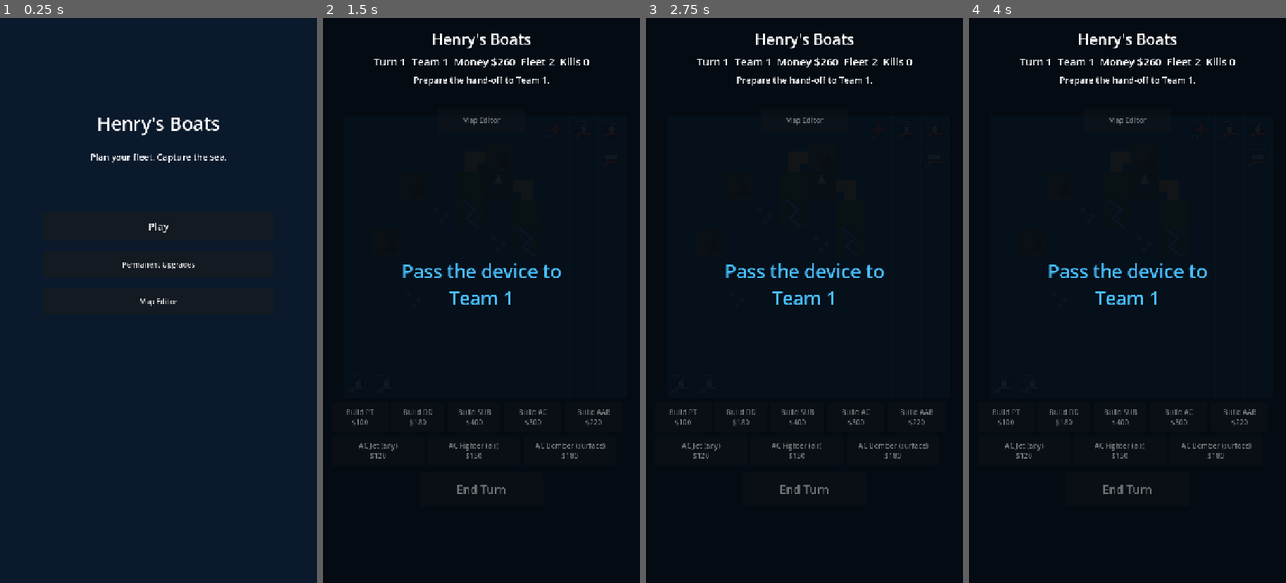
Above: before the commit, frames 1-4 (left to right).
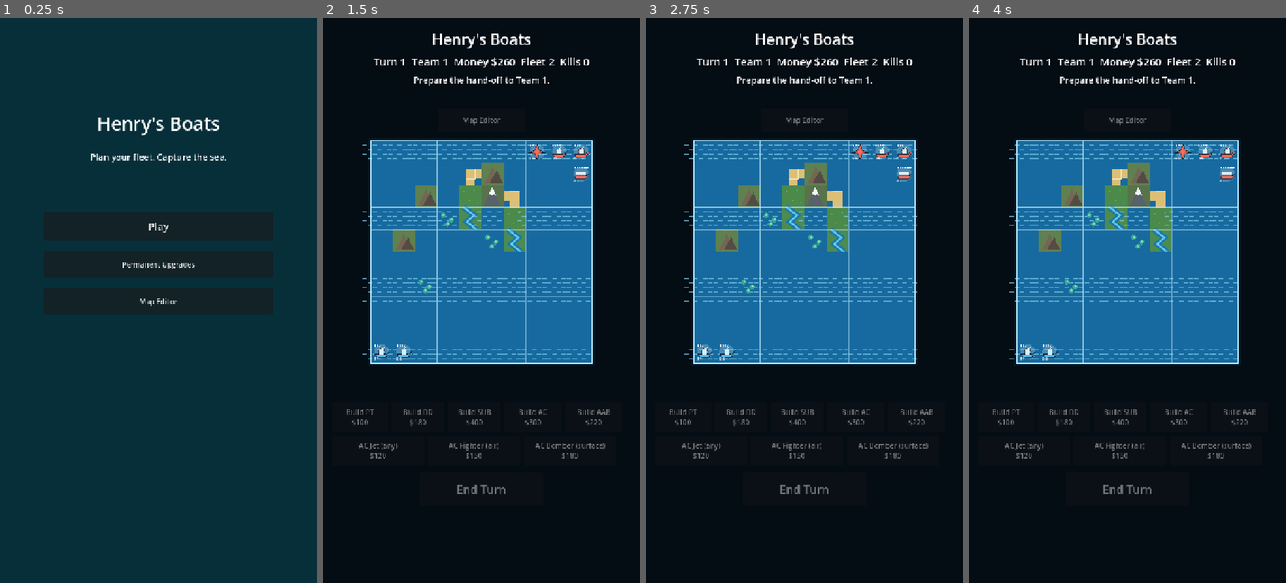
Above: after the commit, the same moments.

Repository: superdav42/henrys-boats
Game: Godot game, scene res://scenes/main.tscn
Same seed, same stepped clock (60 frames per second), same inputs: the game is played once before the commit and once after it.
Inputs (mouse positions are in pixels of both pictures, inside the frame that each line leads up to):
- Up to frame 1 (0.25 s): no input
- Up to frame 2 (1.5 s): click "Play" at 0.5 s; click "Start match" at 1.25 s
- Up to frame 3 (2.75 s): move the mouse to (874, 272) at 2.02 s; hold D (move_right) from 2.03 s (still down); click (874, 272) at 2.17 s
- Up to frame 4 (4 s): release D (move_right) at 2.75 s; drag from (1064, 328) to (1111, 413) at 2.77 s; move the mouse to (1159, 176) at 3.52 s; hold D (move_right) from 3.53 s (still down)

The runs differ from the first frame. In frame 2, 28% of the frame differs, in the area x 12-86%, y 21-62%; in frame 3, 28%; in frame 4, 28%.

Commit message:
GH#21: fix: restore visible maps and auto-fit boards
* wip: keep complete map visible

* wip: restore editable map rendering

Diff:
--- a/scenes/main.tscn
+++ b/scenes/main.tscn
@@ -7,10 +7,13 @@
 [node name="Main" type="Node2D"]
 script = ExtResource("1_main_script")
 
-[node name="Background" type="ColorRect" parent="."]
+[node name="BackgroundLayer" type="CanvasLayer" parent="."]
+layer = -10
+
+[node name="Background" type="ColorRect" parent="BackgroundLayer"]
 offset_right = 720.0
 offset_bottom = 1280.0
-color = Color(0.0392157, 0.101961, 0.172549, 1)
+color = Color(0.027451, 0.184314, 0.227451, 1)
 mouse_filter = 2
 
 [node name="MapBoard" parent="." instance=ExtResource("2_map_board")]
--- a/scenes/map_board.tscn
+++ b/scenes/map_board.tscn
@@ -3,4 +3,5 @@
 [ext_resource type="Script" path="res://scripts/map_board.gd" id="1_board"]
 
 [node name="MapBoard" type="Node2D"]
+z_index = 10
 script = ExtResource("1_board")
--- a/scenes/map_editor.tscn
+++ b/scenes/map_editor.tscn
@@ -6,13 +6,17 @@
 [node name="MapEditor" type="Node2D"]
 script = ExtResource("1_editor")
 
-[node name="Background" type="ColorRect" parent="."]
+[node name="BackgroundLayer" type="CanvasLayer" parent="."]
+layer = -10
+
+[node name="Background" type="ColorRect" parent="BackgroundLayer"]
 offset_right = 720.0
 offset_bottom = 1280.0
-color = Color(0.0392157, 0.101961, 0.172549, 1)
+color = Color(0.027451, 0.184314, 0.227451, 1)
 mouse_filter = 2
 
 [node name="MapBoard" parent="." instance=ExtResource("2_board")]
+view_rect = Rect2(24, 130, 672, 650)
 
 [node name="EditorHud" type="CanvasLayer" parent="."]
 
--- a/scripts/map_board.gd
+++ b/scripts/map_board.gd
@@ -5,8 +5,10 @@
 signal unit_pressed(unit_id: int)
 
 const BASE_CELL_SIZE := 64.0
-const MIN_ZOOM := 0.25
+const MIN_ZOOM := 0.05
 const MAX_ZOOM := 2.0
+const DETAILED_TERRAIN_MIN_ZOOM := 0.25
+@export var view_rect := Rect2(24, 270, 672, 520)
 var map_data
 var units: Array[Dictionary] = []
 var selected_unit_id := -1
@@ -22,33 +24,53 @@
 var water_phase := 0.0
 
 func set_match(new_map, new_units: Array[Dictionary], selected_id: int, team_id: int, stats: Dictionary) -> void:
+	var should_fit: bool = map_data != new_map
+	visible = true
 	map_data = new_map
 	units = new_units
 	selected_unit_id = selected_id
 	active_team_id = team_id
 	unit_stats = stats
 	editor_mode = false
+	if should_fit:
+		_fit_map_to_view()
 	_rebuild_overlays()
 	queue_redraw()
 
 func set_editor_map(new_map) -> void:
+	var should_fit: bool = map_data != new_map
+	visible = true
 	map_data = new_map
 	units = new_map.starting_units
 	selected_unit_id = -1
 	active_team_id = 0
 	unit_stats = {}
 	editor_mode = true
+	if should_fit:
+		_fit_map_to_view()
 	move_overlay.clear()
 	attack_overlay.clear()
 	queue_redraw()
 
+func _fit_map_to_view() -> void:
+	if map_data == null or map_data.width <= 0 or map_data.height <= 0:
+		return
+	var padding := 8.0
+	var available := view_rect.size - Vector2.ONE * padding * 2.0
+	var map_size := Vector2(map_data.width, map_data.height) * BASE_CELL_SIZE
+	zoom_level = clampf(minf(available.x / map_size.x, available.y / map_size.y), MIN_ZOOM, MAX_ZOOM)
+	var fitted_size := map_size * zoom_level
+	pan = view_rect.position + (view_rect.size - fitted_size) * 0.5
+
 func _process(delta: float) -> void:
-	if visible and map_data != null:
+	if visible and map_data != null and zoom_level >= DETAILED_TERRAIN_MIN_ZOOM:
 		water_phase = fmod(water_phase + delta, 6.0)
 		queue_redraw()
 
 func _draw() -> void:
 	if map_data == null: return
+	var board_rect := Rect2(pan, Vector2(map_data.width, map_data.height) * BASE_CELL_SIZE * zoom_level)
+	draw_rect(board_rect.grow(8.0 * zoom_level), Color("071827", 0.82))
 	for y in map_data.height:
 		for x in map_data.width:
 			var cell := Vector2i(x, y)
@@ -67,8 +89,12 @@
 		if not map_data.is_inside(cell) or not _unit_is_visible(unit):
 			continue
 		_draw_unit(_cell_rect(cell), unit)
+	draw_rect(board_rect, Color("b9edff"), false, maxf(3.0, 3.0 * zoom_level))
 
 func _draw_terrain(rect: Rect2, terrain: String, cell: Vector2i) -> void:
+	if zoom_level < DETAILED_TERRAIN_MIN_ZOOM:
+		draw_rect(rect, _terrain_base_color(terrain))
+		return
 	match terrain:
 		"Shore":
 			_draw_shore(rect, cell)
@@ -98,6 +124,17 @@
 		_:
 			_draw_water(rect)
 
+func _terrain_base_color(terrain: String) -> Color:
+	match terrain:
+		"Shore": return Color("dcbf77")
+		"Land": return Color("4b8a4b")
+		"Mountain": return Color("6f7478")
+		"Snow Mountain": return Color("dce8ed")
+		"Forest": return Color("28613b")
+		"Reef": return Color("38a897")
+		"River": return Color("4e91ad")
+		_: return Color("176a9f")
+
 func _draw_shore(rect: Rect2, cell: Vector2i) -> void:
 	_draw_water(rect)
 	var sand := Color("dcbf77")
@@ -147,6 +184,7 @@
 	var rect := cell_rect.grow(-7.0 * zoom_level)
 	var stats: Dictionary = unit_stats.get(unit.get("kind", ""), {})
 	var color := _team_color(int(unit.get("team_id", 0)))
+	draw_circle(rect.get_center(), rect.size.x * 0.43, Color("f4fbff", 0.22))
 	var is_air: bool = bool(stats.get("air", unit.get("kind", "") in ["Jet", "Fighter", "Bomber"]))
 	if is_air:
 		_draw_aircraft(rect, color)
--- a/scripts/map_data.gd
+++ b/scripts/map_data.gd
@@ -161,7 +161,13 @@
 	return errors
 
 func copy():
-	return from_dictionary(to_dictionary())
+	var duplicate_map = get_script().new(width, height, starting_money)
+	duplicate_map.terrain = terrain.duplicate()
+	for port in ports:
+		duplicate_map.ports.append(port.duplicate(true))
+	for unit in starting_units:
+		duplicate_map.starting_units.append(unit.duplicate(true))
+	return duplicate_map
 
 func is_inside(cell: Vector2i) -> bool:
 	return cell.x >= 0 and cell.x < width and cell.y >= 0 and cell.y < height
--- a/tests/test_terrain_rules.gd
+++ b/tests/test_terrain_rules.gd
@@ -1,6 +1,7 @@
 extends SceneTree
 
 const MapDataResource = preload("res://scripts/map_data.gd")
+const MapBoardResource = preload("res://scripts/map_board.gd")
 const GameStateResource = preload("res://scripts/game_state.gd")
 const TeamDataResource = preload("res://scripts/team_data.gd")
 
@@ -10,6 +11,7 @@
 	_test_terrain_rules()
 	_test_movement_costs()
 	_test_submarine_combat()
+	_test_board_presentation()
 	call_deferred("_finish")
 
 func _expect(condition: bool, message: String) -> void:
@@ -53,5 +55,18 @@
 	_expect(not state._can_attack(patrol, submarine), "Non-destroyers must not damage submarines.")
 	_expect(state._can_attack(submarine, patrol), "Submarines must be able to attack surface units.")
 
+func _test_board_presentation() -> void:
+	var draft = MapDataResource.new(10, 10, 260)
+	var draft_copy = draft.copy()
+	_expect(draft_copy != null, "Incomplete editor drafts must remain copyable before ports are placed.")
+	var board = MapBoardResource.new()
+	board.set_editor_map(MapDataResource.new(100, 100, 260))
+	var map_rect := Rect2(board.pan, Vector2(100, 100) * board.BASE_CELL_SIZE * board.zoom_level)
+	_expect(board.view_rect.encloses(map_rect), "The full 100x100 map must fit inside the board view.")
+	var editor = load("res://scenes/map_editor.tscn").instantiate()
+	_expect(editor.get_node("BackgroundLayer").layer < 0, "The editor background must render on a canvas layer below the map.")
+	editor.free()
+	board.free()
+
 func _finish() -> void:
 	quit(1 if failures > 0 else 0)
Not shown, changed: DESIGN.md
